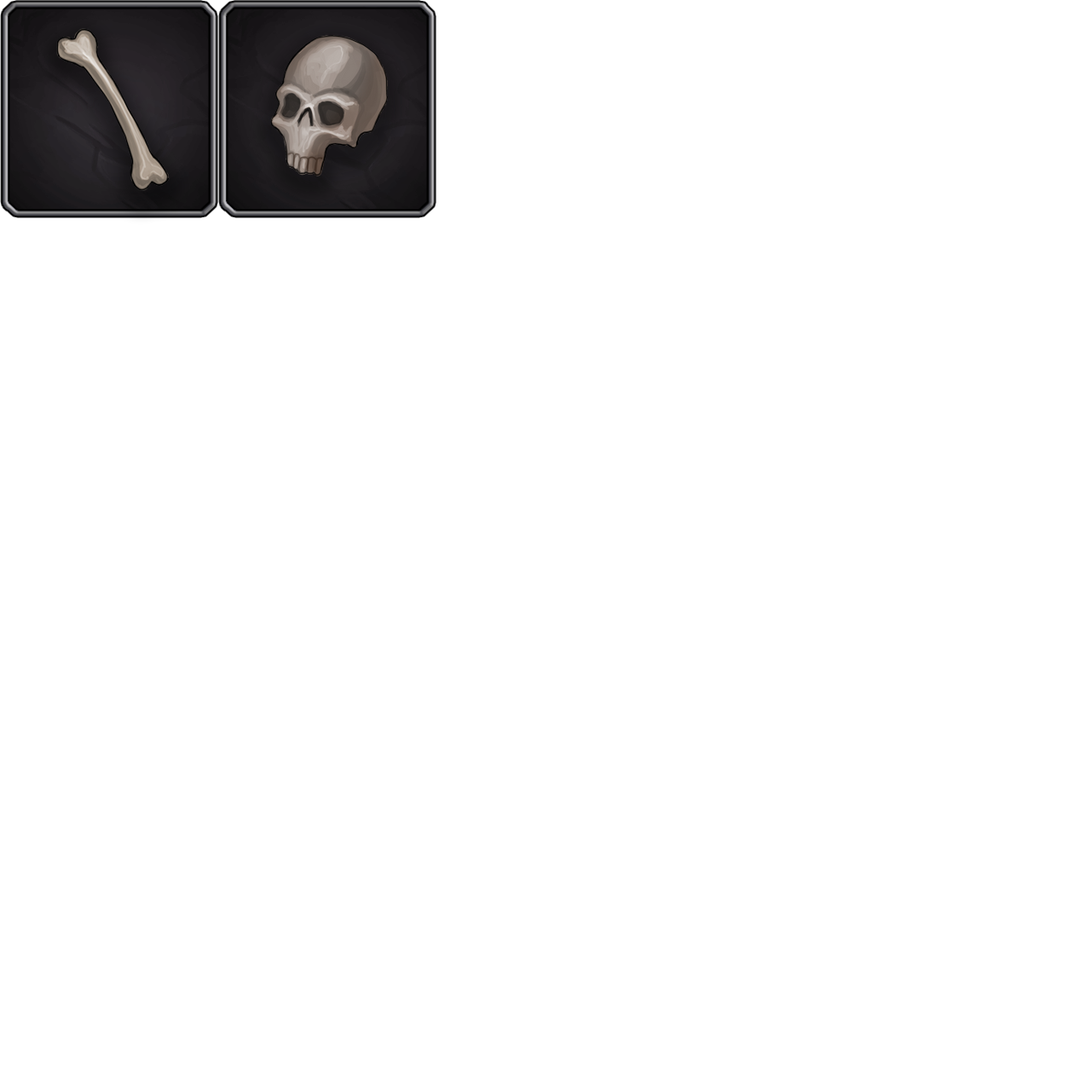
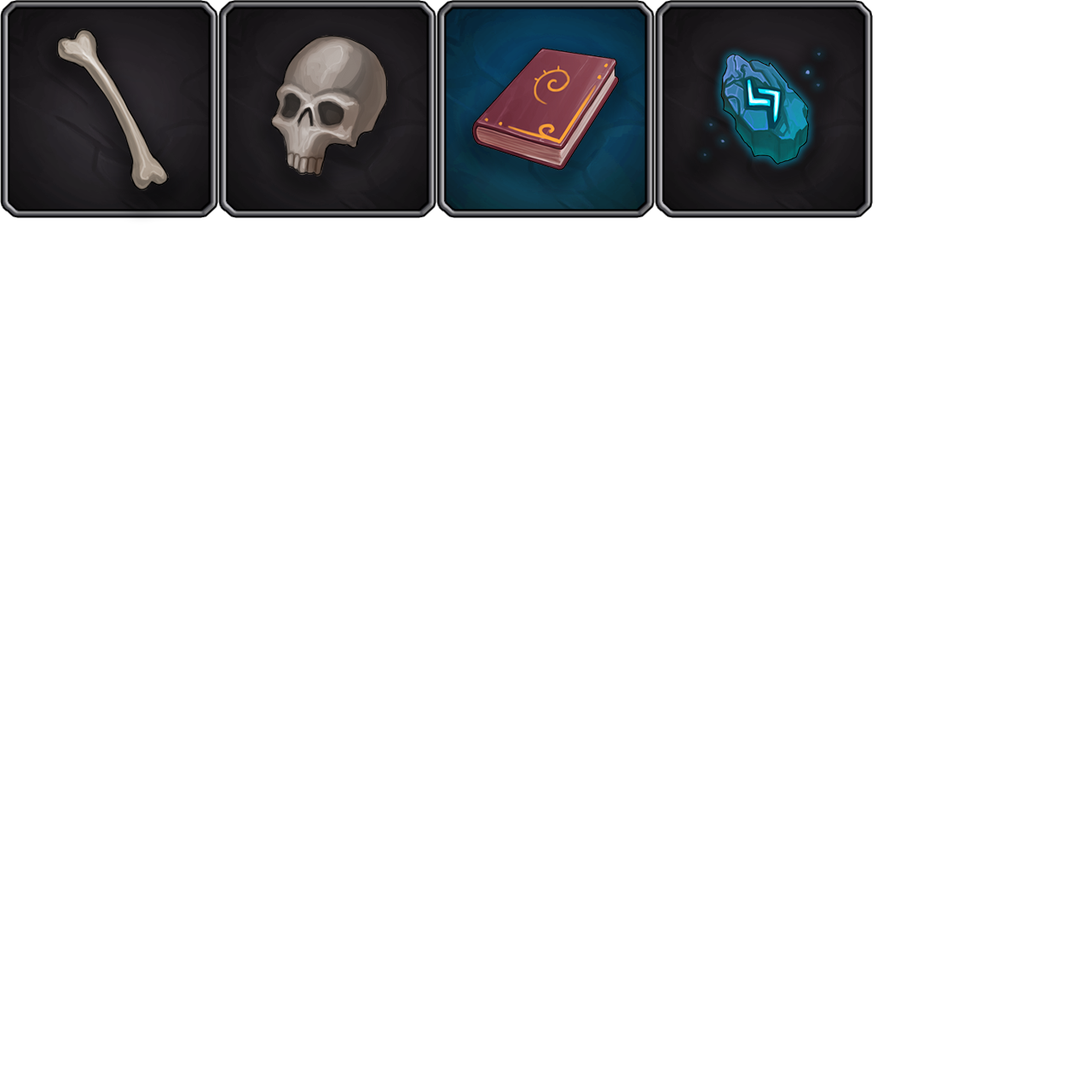
Revision of a layered 1091 x 1091 image; what changed, layer by layer:
added group "Teleportation Book" with 2 layers above "Teleportation Stone" over [436, 0, 655, 219]
added layer "Quest_34" in group "Teleportation Book" over [469, 46, 622, 173]
added layer "RareBackground" in group "Teleportation Book" over [436, 0, 655, 219]
added group "Teleportation Stone" with 2 layers over [654, 0, 874, 219]
added layer "Loot_29" in group "Teleportation Stone" over [695, 44, 829, 174]
added layer "CommonBackground" (3rd of 3, in "Teleportation Stone") in group "Teleportation Stone" over [654, 0, 874, 219]
